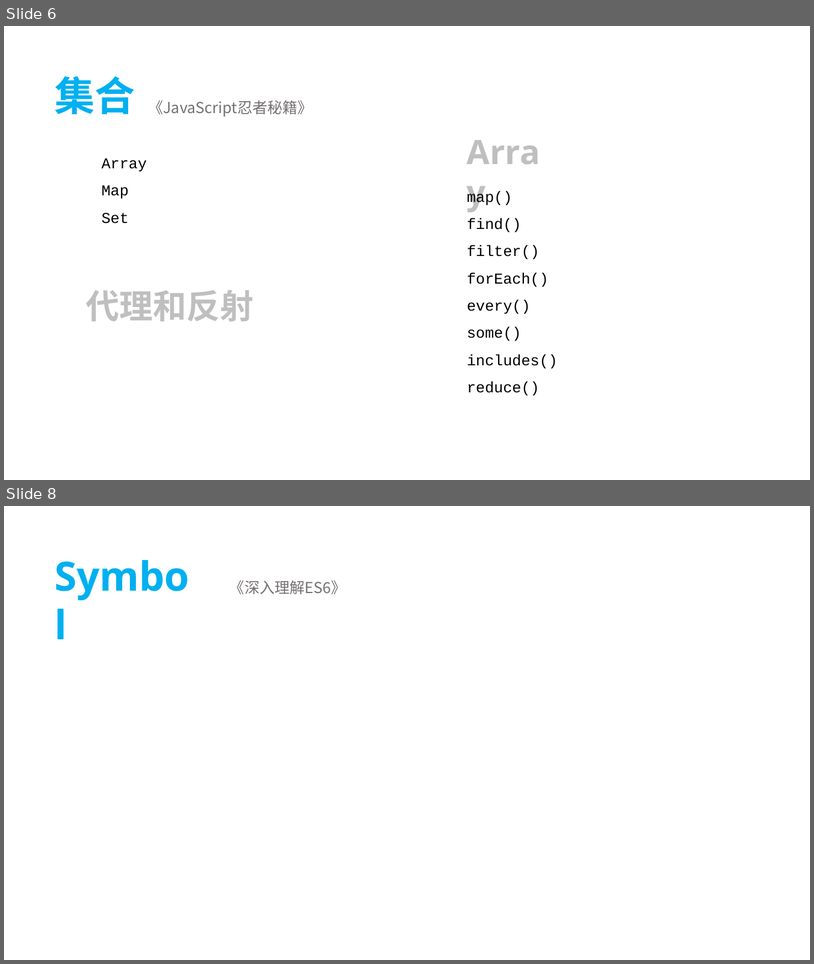
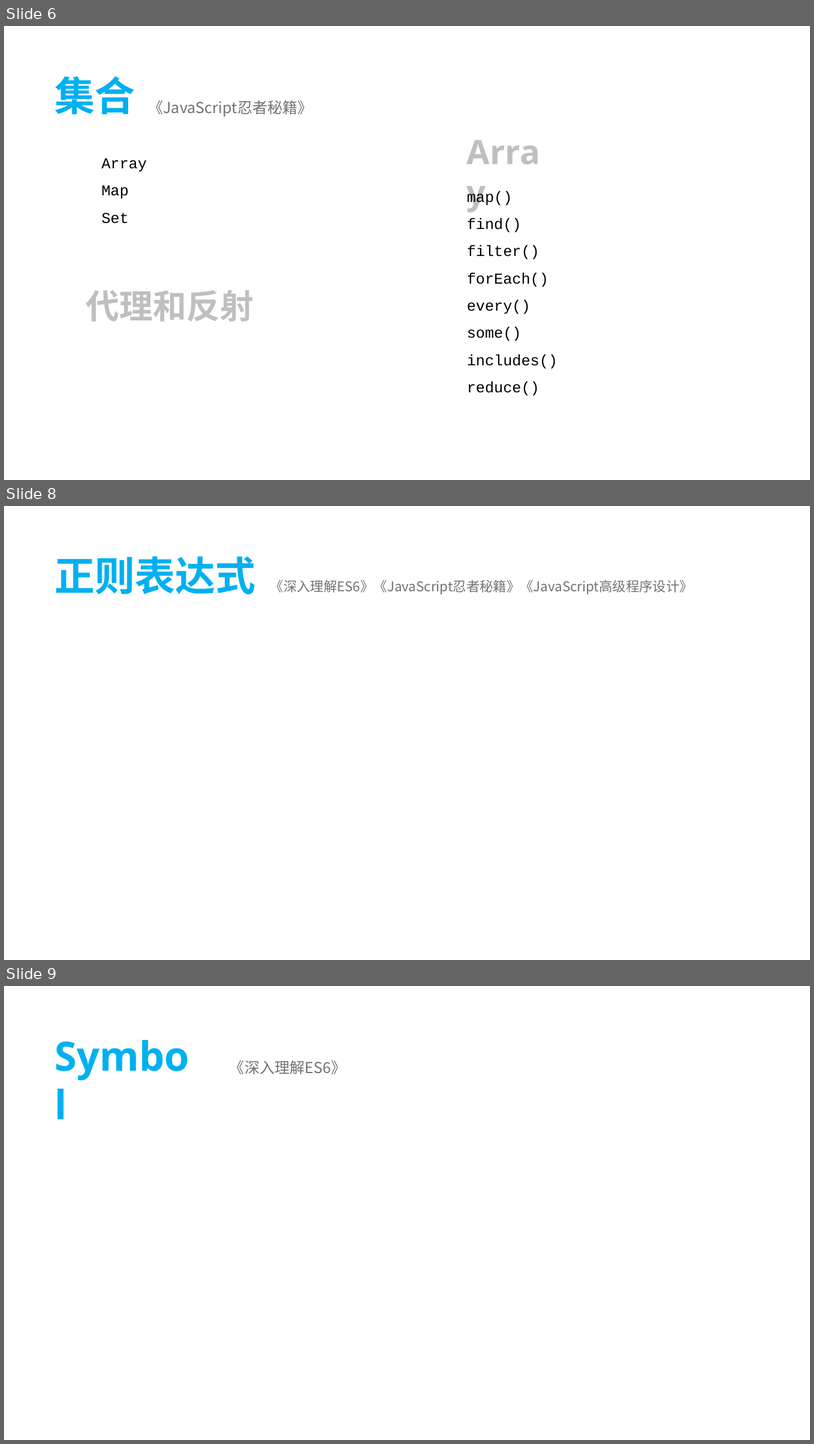
Before and after one commit to tecshuttle/interview, a slide deck: 2 前端/《你不知道的JavaScript》.pptx. Shown one above the other, each under a label of ours: slides 6 and 8 before the commit, slides 6, 8 and 9 after it; the slides between them are not shown. The pictures are 814x964 and 814x1444 pixels, drawn with LibreOffice and Linux fonts; fonts in the diff are those of the drawing. Boxes give left, top, right and bottom in pixels: in the first picture for what was removed or moved away, otherwise in the second. Text is boxed around its words. In the diff, an @@ line names an element or a change of style, - is before the commit and + after.

Commit message:
学习：正则表达式。

```diff
--- a/2 前端/《你不知道的JavaScript》.pptx
+++ b/2 前端/《你不知道的JavaScript》.pptx
@@ slide 8 added at bbox=[4, 506, 810, 960], background #FFFFFF @@
@@ text added at bbox=[54, 556, 256, 594], 48 pt, text #00B0F0, bold @@
+正则表达式
@@ text added at bbox=[270, 580, 693, 594], 16 pt, text #767171 @@
+《深入理解ES6》《JavaScript忍者秘籍》《JavaScript高级程序设计》
@@ what was slide 8 is now slide 9 @@
```
Also in this commit, not shown: 1 slide changed, 2 other files.
